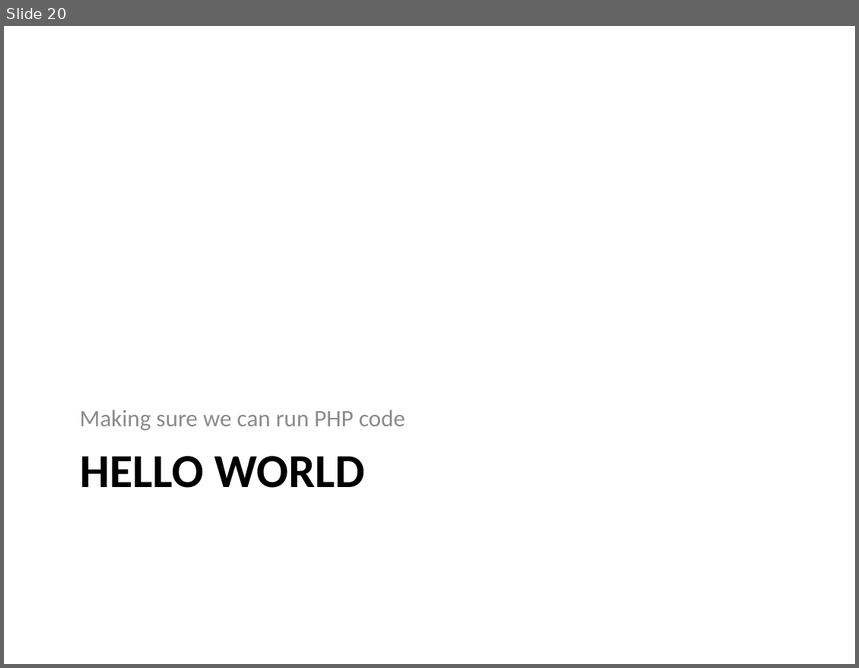
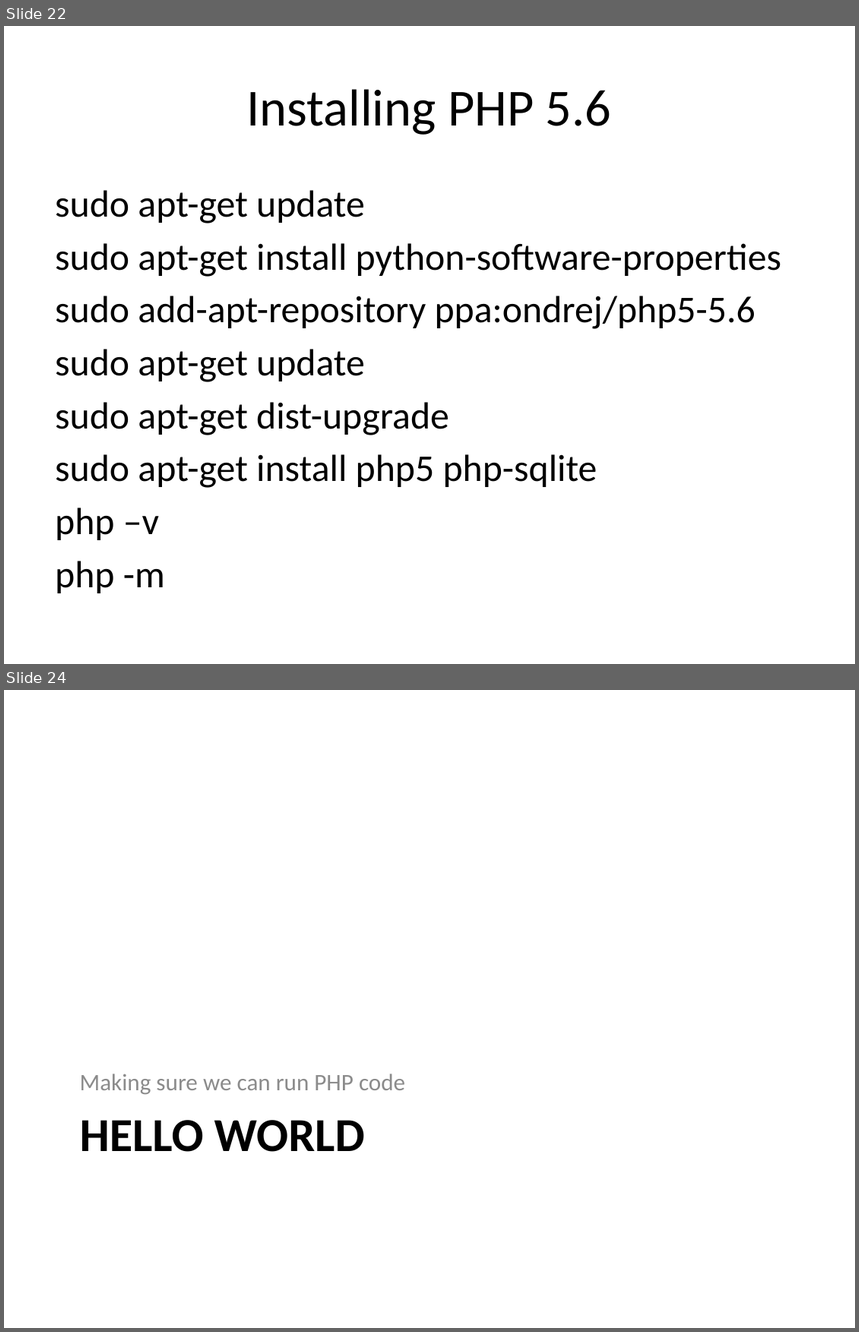
Before and after one commit to PHPEmbark/curriculum, a slide deck: course/0 - Setup/Setup.pptx. Shown one above the other, each under a label of ours: slide 20 before the commit, slides 22 and 24 after it; the slides between them are not shown. The pictures are 859x668 and 859x1332 pixels, drawn with LibreOffice and Linux fonts; fonts in the diff are those of the drawing. Boxes give left, top, right and bottom in pixels: in the first picture for what was removed or moved away, otherwise in the second. Text is boxed around its words. In the diff, an @@ line names an element or a change of style, - is before the commit and + after.

```diff
--- a/course/0 - Setup/Setup.pptx
+++ b/course/0 - Setup/Setup.pptx
@@ slide 22 added at [4,26,855,664], background #FFFFFF @@
@@ title added at [247,89,612,135], 44 pt, text #000000 @@
+Installing PHP 5.6
@@ text added at [55,190,781,594], 32 pt, text #000000 @@
+sudo apt-get update
+sudo apt-get install python-software-properties
+sudo add-apt-repository ppa:ondrej/php5-5.6
+sudo apt-get update
+sudo apt-get dist-upgrade
+sudo apt-get install php5 php-sqlite
+php –v
+php -m
@@ what was slide 20 is now slide 24 @@
```
Also in this commit, not shown: 7 slides changed, 5 other slides added, 2 slides removed, 2 other files.
